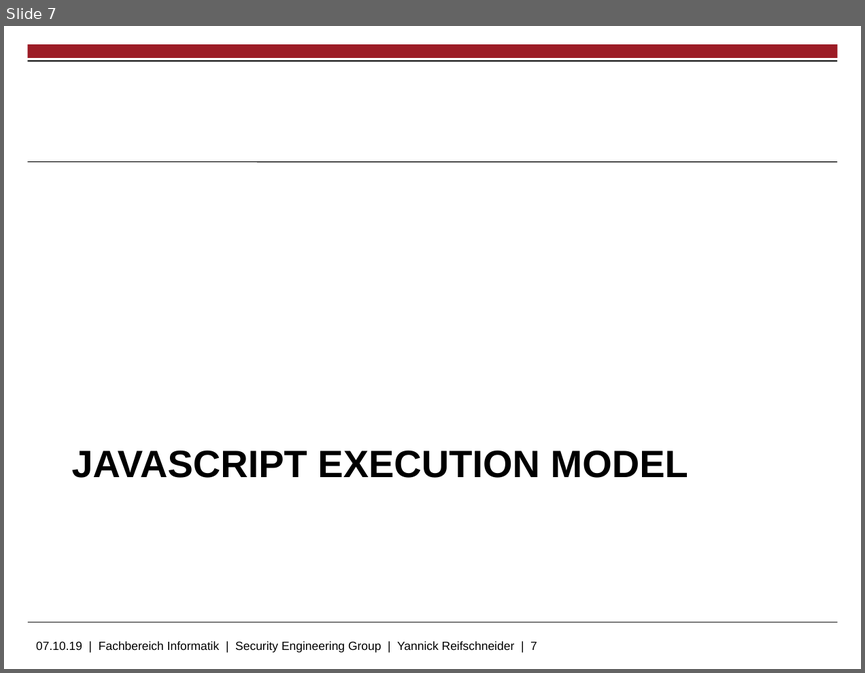
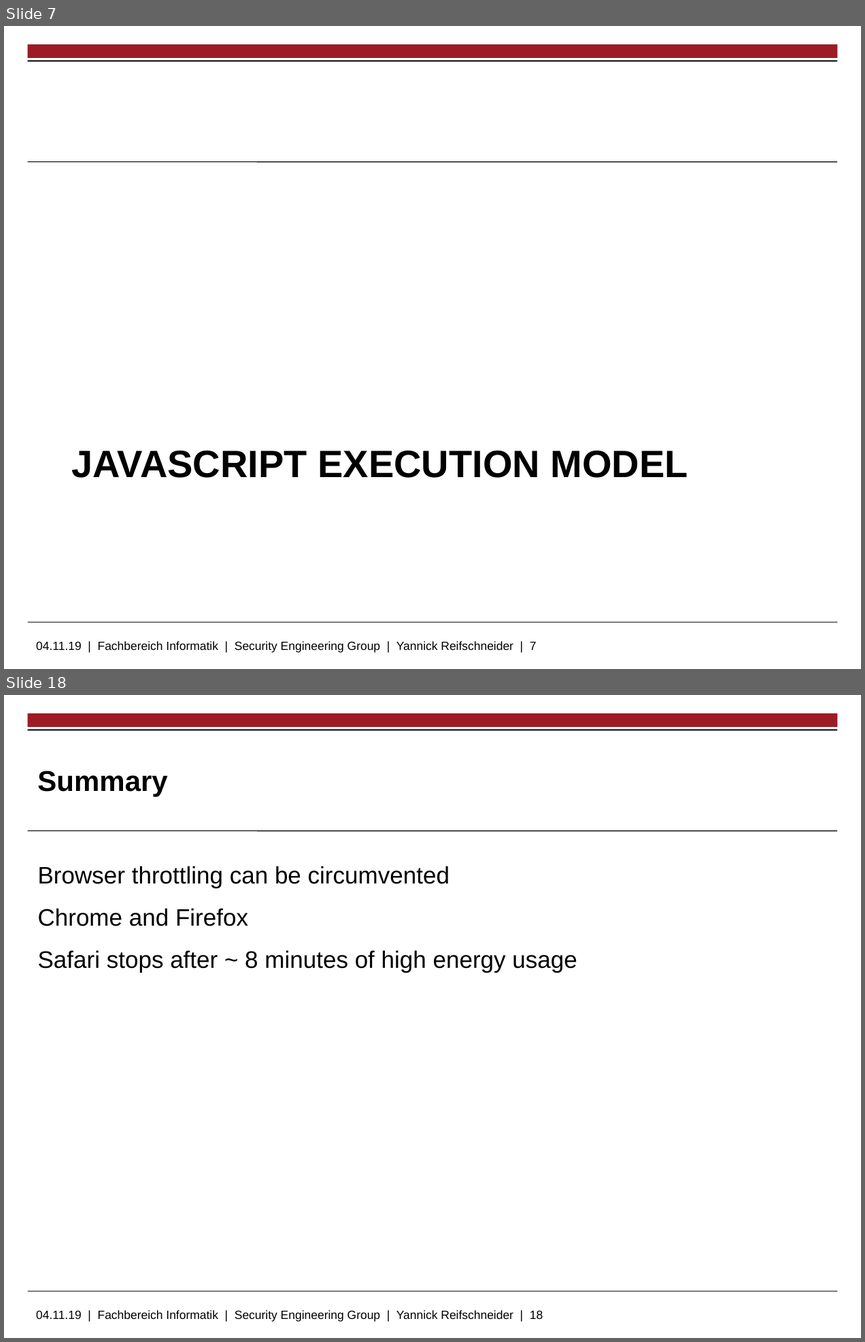
Before and after one commit to skidr0w/background-execution, a slide deck: thesis/slides.pptx. Shown one above the other, each under a label of ours: slide 7 before the commit, slides 7 and 18 after it; the slides between them are not shown. The pictures are 865x673 and 865x1342 pixels, drawn with LibreOffice and Linux fonts; fonts in the diff are those of the drawing; background and template pictures are left out. Boxes give left, top, right and bottom in pixels: in the first picture for what was removed or moved away, otherwise in the second. Text is boxed around its words. In the diff, an @@ line names an element or a change of style, - is before the commit and + after.

```diff
--- a/thesis/slides.pptx
+++ b/thesis/slides.pptx
@@ slide 18 added at [4, 695, 861, 1338], background #FFFFFF; not listed: 5 template elements that a slide beside it also shows @@
@@ title added at [37, 770, 167, 797], 24 pt, text #000000, bold @@
+Summary
@@ text added at [38, 866, 577, 972], 20 pt, text #000000 @@
+Browser throttling can be circumvented
+Chrome and Firefox
+Safari stops after ~ 8 minutes of high energy usage
@@ text at [36, 641, 536, 652]: text changed @@
-07.10.19 | Fachbereich Informatik | Security Engineering Group | Yannick Reifschneider | 7
+04.11.19 | Fachbereich Informatik | Security Engineering Group | Yannick Reifschneider | 7
```
Also in this commit, not shown: 2 slides changed, 13 other slides added.
